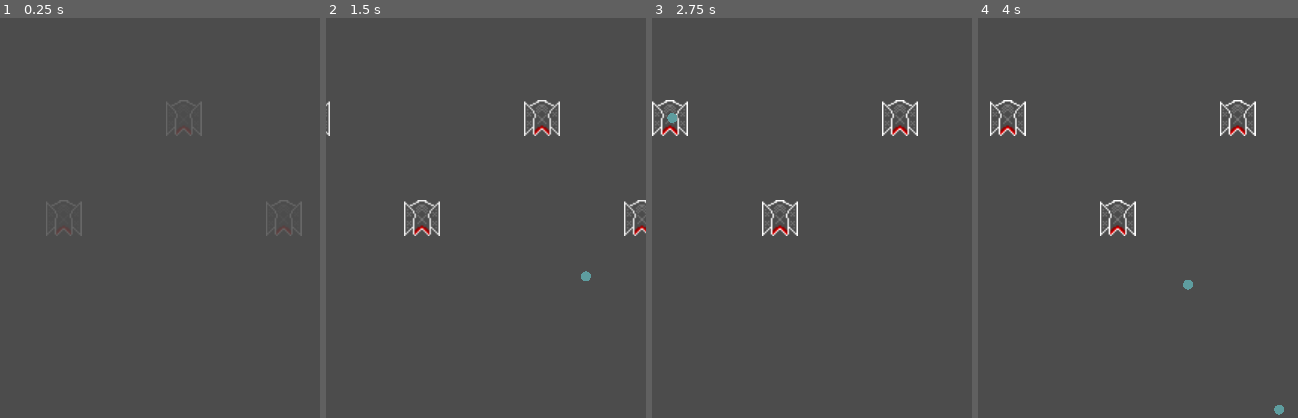
Above: before the commit, frames 1-4 (left to right).
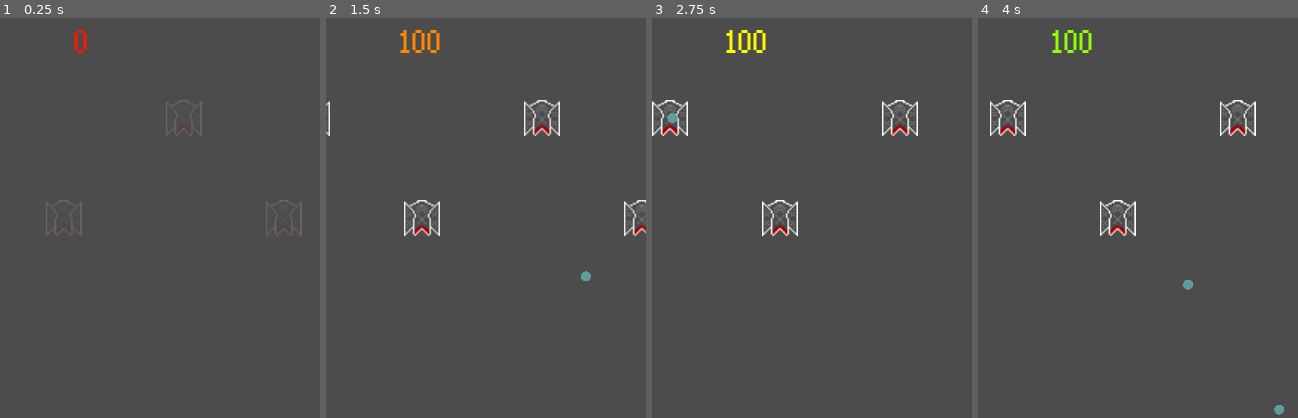
Above: after the commit, the same moments.

Repository: CAABAG/Pixel-Invaders
Game: Godot game, scene res://res/scenes/Main.tscn
The game is run twice, just before and just after one commit, with the same random seed, the same clock (stepped at 60 frames per second) and the same inputs. The project has no main scene, so this scene is started directly.
Inputs (mouse positions are % of the whole screen's width and height, from its top left):
- Up to frame 1 (0.25 s): no input
- Up to frame 2 (1.5 s): move the mouse to (72, 45) at 0.52 s; hold Right (ui_right) 0.53-1.28 s; hold Ctrl 0.53-1.28 s; click (72, 45) at 0.67 s; tap Space at 0.77 s; move the mouse to (30, 55) at 1.27 s; hold Left (ui_left) from 1.28 s (still down); tap Ctrl at 1.35 s
- Up to frame 3 (2.75 s): tap Space at 1.52 s; move the mouse to (60, 28) at 2.02 s; release Left (ui_left) at 2.03 s; hold Right (ui_right) from 2.03 s (still down); hold Ctrl from 2.03 s (still down)
- Up to frame 4 (4 s): move the mouse to (45, 70) at 2.77 s; release Ctrl at 2.78 s; tap Ctrl at 2.85 s; click (45, 70) at 2.92 s; tap Space at 3.02, 3.77 s; move the mouse to (80, 65) at 3.52 s; release Right (ui_right) at 3.53 s; hold Left (ui_left) from 3.53 s (still down); hold Ctrl from 3.53 s (still down)
The pictures show only the part of the screen within x 35-85%, y 0-50%; the shares and areas given below are measured in that part.

The runs differ from the first frame. In frame 1, 0.1% of the frame differs, in the area x 23-28%, y 3-9%; in frame 2, 0.4%, in the area x 23-36%, y 3-9%; in frame 3, 0.4%; in frame 4, 0.4%.

Commit message:
Add HUD for score displaying

Diff:
--- /dev/null
+++ b/res/scenes/HUD.tscn
@@ -0,0 +1,19 @@
+[gd_scene load_steps=3 format=2]
+
+[ext_resource path="res://src/HUD.gd" type="Script" id=1]
+[ext_resource path="res://res/fonts/ConnectionII.tres" type="DynamicFont" id=2]
+
+[node name="HUD" type="CanvasLayer"]
+script = ExtResource( 1 )
+
+[node name="Label" type="Label" parent="."]
+anchor_left = 0.5
+anchor_right = 0.5
+margin_left = -20.0
+margin_top = 10.0
+margin_right = 20.0
+margin_bottom = 14.0
+custom_fonts/font = ExtResource( 2 )
+__meta__ = {
+"_edit_use_anchors_": false
+}
--- /dev/null
+++ b/src/HUD.gd
@@ -0,0 +1,11 @@
+extends CanvasLayer
+
+var hue = 0.0
+
+func _process(_delta):
+	$Label.text = String(get_tree().get_root().get_node("Main").score)
+	$Label.modulate = Color.from_hsv(hue, 1.0, 1.0)
+	if hue < 1.0:
+		hue += 0.001
+	else:
+		hue = 0.0
--- a/src/Main.gd
+++ b/src/Main.gd
@@ -3,9 +3,11 @@
 var score = 0
 var level_one = preload("res://res/scenes/LevelOne.tscn")
 var level_two = preload("res://res/scenes/LevelTwo.tscn")
+var hud = preload("res://res/scenes/HUD.tscn")
 var current_scene
 
 func _ready():
+	add_child(hud.instance())
 	add_child(level_one.instance())
 	current_scene = "level_one"
 
